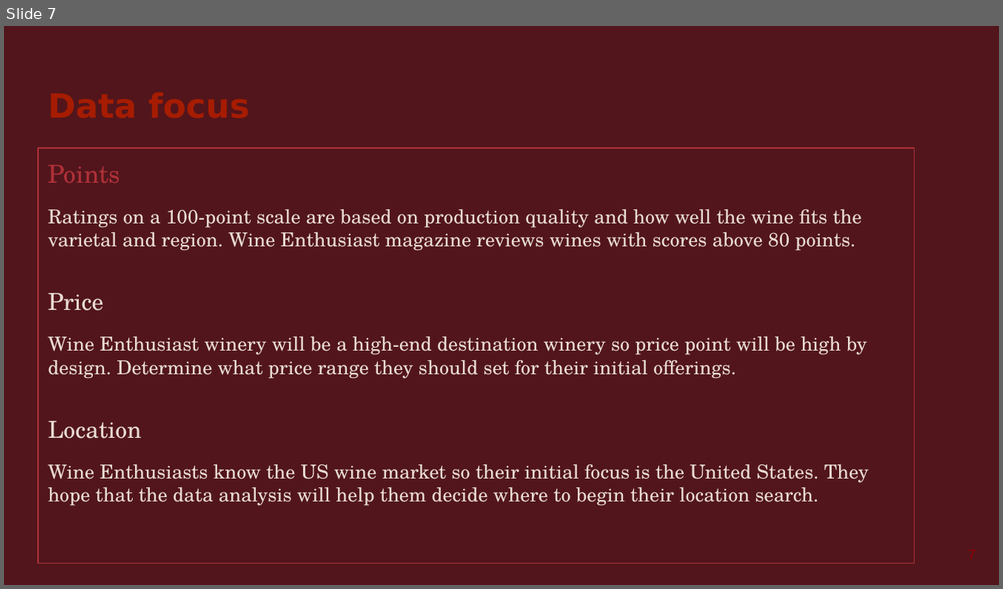
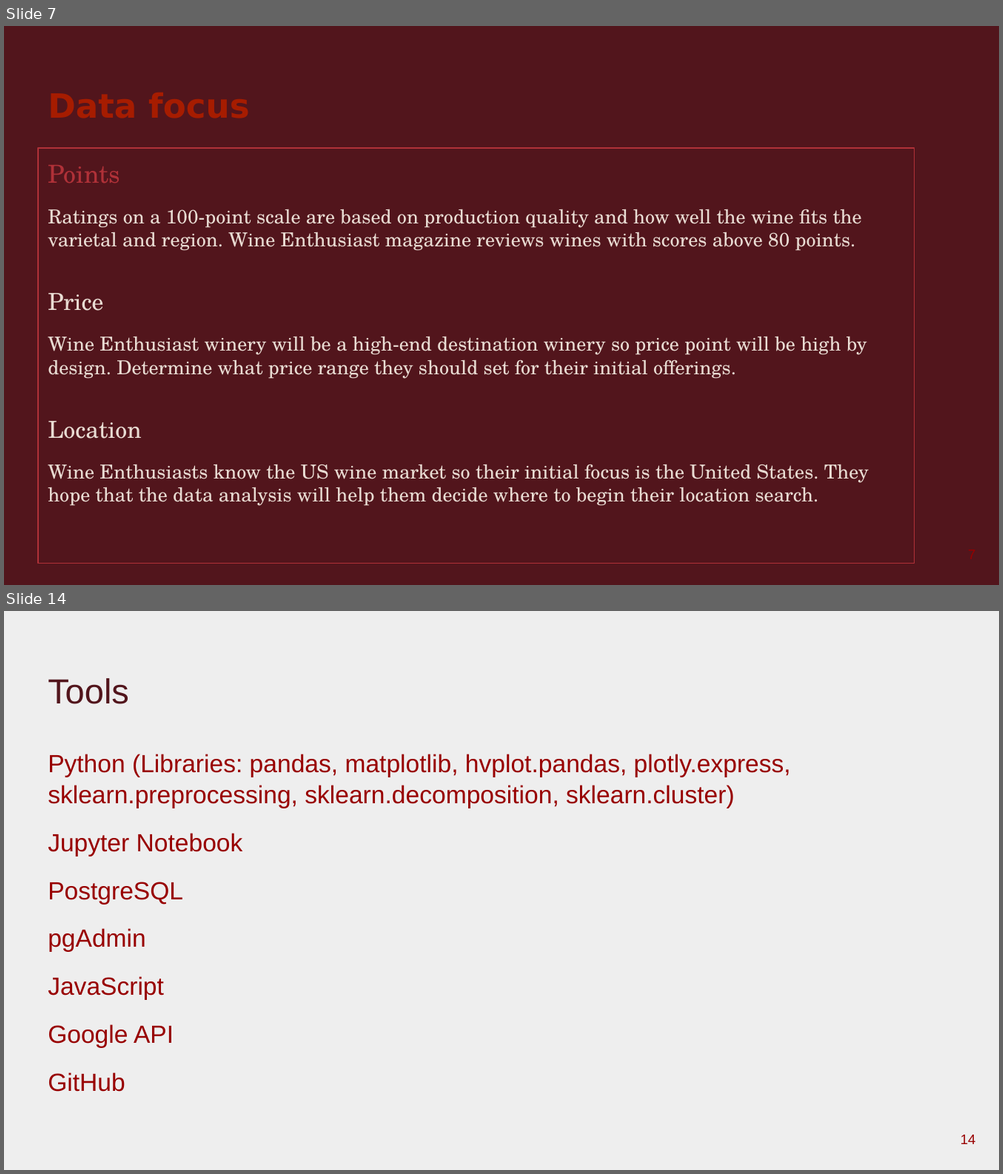
Before and after one commit to rkaysen63/Wine_Enthusiasts, a slide deck: Delia/WineEnthusiasts_d2.pptx. Shown one above the other, each under a label of ours: slide 7 before the commit, slides 7 and 14 after it; the slides between them are not shown. The pictures are 1003x589 and 1003x1174 pixels, drawn with LibreOffice and Linux fonts; fonts in the diff are those of the drawing. Boxes give left, top, right and bottom in pixels: in the first picture for what was removed or moved away, otherwise in the second. Text is boxed around its words. In the diff, an @@ line names an element or a change of style, - is before the commit and + after.

```diff
--- a/Delia/WineEnthusiasts_d2.pptx
+++ b/Delia/WineEnthusiasts_d2.pptx
@@ slide 14 added at bbox=[4, 611, 999, 1170], background #EEEEEE @@
@@ title added at bbox=[48, 678, 129, 704], 25.2 pt, text #52151C @@
+Tools
@@ text added at bbox=[48, 754, 791, 1092], 18 pt, text #980000 @@
+Python (Libraries: pandas, matplotlib, hvplot.pandas, plotly.express, sklearn.preprocessing, sklearn.decomposition, sklearn.cluster)
+Jupyter Notebook
+PostgreSQL
+pgAdmin
+JavaScript
+Google API
+GitHub
@@ page number added at bbox=[960, 1135, 976, 1145], 10 pt, text #980000 @@
+14
```
Also in this commit, not shown: 8 slides changed, 3 other slides added.
